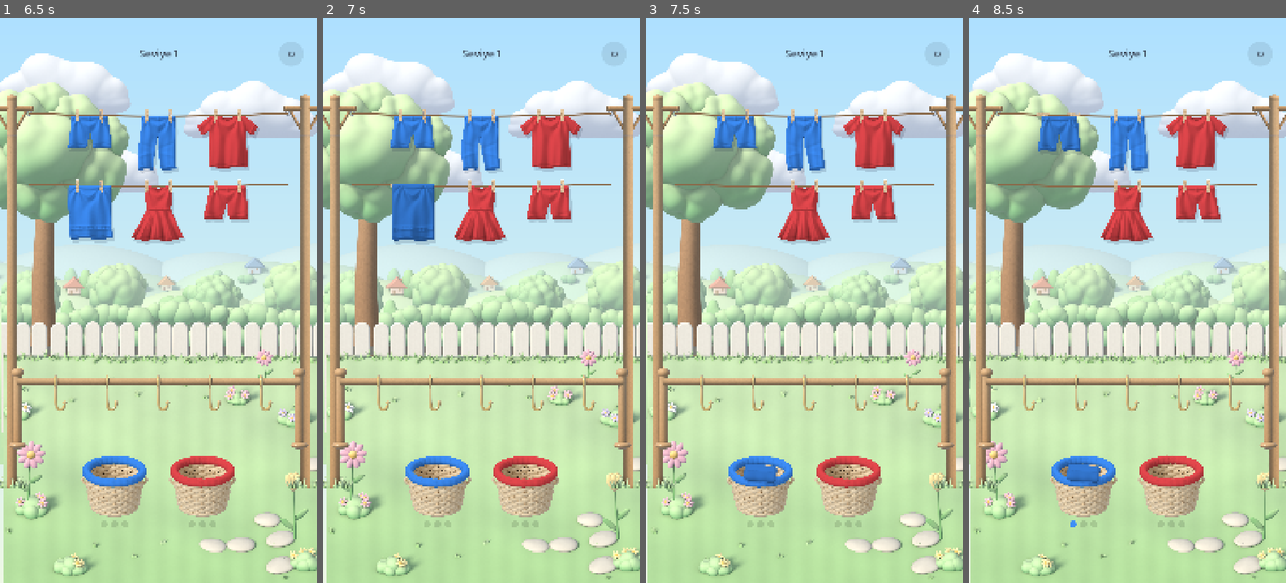
Above: before the commit, frames 1-4 (left to right).
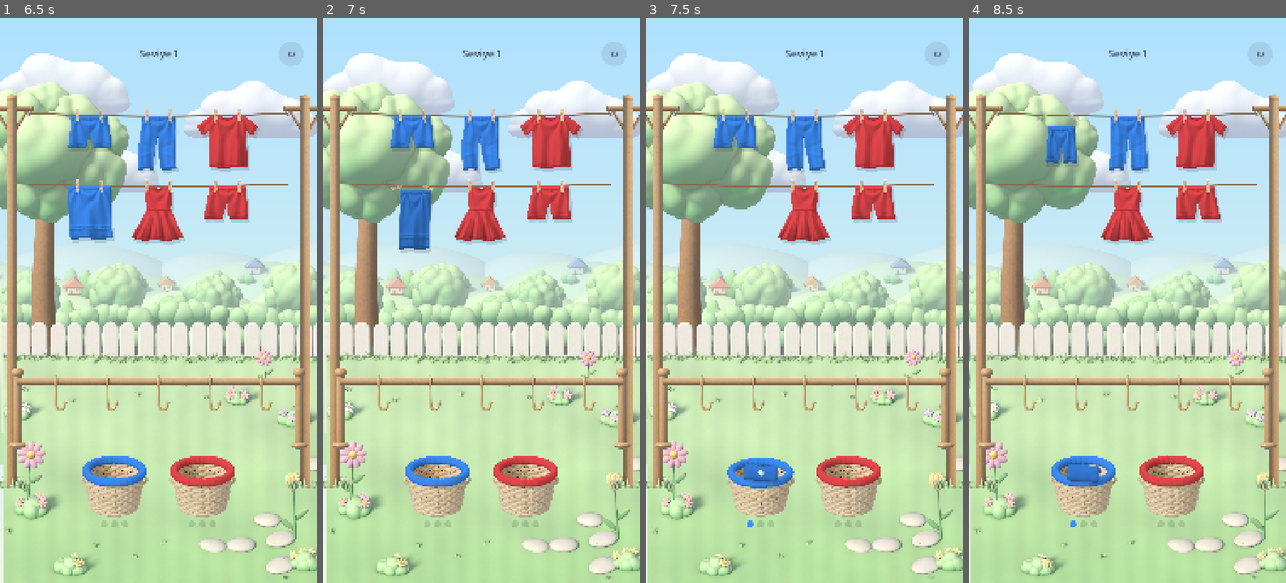
Above: after the commit, the same moments.

Repository: alperAygor/godot-games
Game: Godot game, scene res://scenes/Boot.tscn
Same seed, same stepped clock (60 frames per second), same inputs: the game is played once before the commit and once after it.
Inputs (mouse positions are in pixels of both pictures, inside the frame that each line leads up to):
- Up to frame 1 (6.5 s): click "↻" at 0.5 s; click "↻" at 1.25 s; click "↻" at 2 s; move the mouse to (228, 272) at 2.77 s; click (228, 272) at 2.92 s; move the mouse to (95, 328) at 3.52 s; click (95, 328) at 3.67 s; move the mouse to (190, 176) at 4.27 s; click (190, 176) at 4.42 s; move the mouse to (142, 413) at 5.02 s; click (142, 413) at 5.17 s; move the mouse to (253, 385) at 5.77 s; click (253, 385) at 5.92 s
- Up to frame 2 (7 s): move the mouse to (386, 215) at 6.52 s; click (386, 215) at 6.67 s
- Up to frame 3 (7.5 s): move the mouse to (820, 300) at 7.27 s; click (820, 300) at 7.42 s
- Up to frame 4 (8.5 s): move the mouse to (1079, 159) at 8.02 s; click (1079, 159) at 8.17 s

Frame 1 is identical in both runs. In frame 2, 1.0% of the frame differs, in the area x 21-36%, y 29-42%; in frame 3, 0.4%; in frame 4, 0.8%.

Commit message:
Çamaşır İpi: animasyonlar ~%15 hızlandı; ElevenLabs arka plan müziği ve yeni efektler (engel, askı, arayüz, seviye başı, jeton, kayıp)
Co-Authored-By: Claude Fable 5.2 <noreply@anthropic.com>

Diff:
--- a/CamasirIpi/data/sounds.json
+++ b/CamasirIpi/data/sounds.json
@@ -1,18 +1,26 @@
 {
   "basket_slide": "res://assets/audio/sfx/basket_slide.wav",
+  "blocked": "res://assets/audio/sfx/blocked.wav",
   "cloth": "res://assets/audio/sfx/cloth.wav",
   "cloth_1": "res://assets/audio/sfx/cloth_1.wav",
   "cloth_2": "res://assets/audio/sfx/cloth_2.wav",
   "cloth_3": "res://assets/audio/sfx/cloth_3.wav",
+  "coin": "res://assets/audio/sfx/coin.wav",
   "fold_puff": "res://assets/audio/sfx/fold_puff.wav",
   "garden_ambience": "res://assets/audio/sfx/garden_ambience.wav",
+  "level_start": "res://assets/audio/sfx/level_start.wav",
+  "lock_rattle": "res://assets/audio/sfx/lock_rattle.wav",
+  "lose": "res://assets/audio/sfx/lose.wav",
+  "music_garden": "res://assets/audio/music/music_garden.ogg",
   "note": "res://assets/audio/sfx/note.wav",
   "pin_click": "res://assets/audio/sfx/pin_click.wav",
   "pin_click_1": "res://assets/audio/sfx/pin_click_1.wav",
   "pin_click_2": "res://assets/audio/sfx/pin_click_2.wav",
   "pin_click_3": "res://assets/audio/sfx/pin_click_3.wav",
+  "rack_hang": "res://assets/audio/sfx/rack_hang.wav",
   "sparkle": "res://assets/audio/sfx/sparkle.wav",
   "success": "res://assets/audio/sfx/success.wav",
+  "ui_soft": "res://assets/audio/sfx/ui_soft.wav",
   "ui_tap": "res://assets/audio/sfx/ui_tap.wav",
   "unlock": "res://assets/audio/sfx/unlock.wav",
   "win": "res://assets/audio/sfx/win.wav",
--- a/CamasirIpi/scripts/autoload/AudioService.gd
+++ b/CamasirIpi/scripts/autoload/AudioService.gd
@@ -7,6 +7,10 @@
 const POOL_SIZE: int = 6
 ## Oyun açılınca otomatik başlayan bahçe ortamı; çok kısık: efektlerin altında "oda tonu" olsun.
 const AMBIENCE_NAME: String = "garden_ambience"
+const MUSIC_NAME: String = "music_garden"
+## Müzik efektlerin altında kalır: ASMR sesleri öne çıksın.
+const MUSIC_VOLUME_DB: float = -13.0
+const MUSIC_FADE_IN_S: float = 4.0
 const AMBIENCE_VOLUME_DB: float = -6.0
 const AMBIENCE_FADE_IN_S: float = 3.0
 const AMBIENCE_FADE_OUT_S: float = 1.2
@@ -22,6 +26,8 @@
 var _ambience: AudioStreamPlayer = null
 var _ambience_tween: Tween = null
 var _ambience_name: String = ""
+var _music: AudioStreamPlayer = null
+var _music_name: String = ""
 ## Her ses adı için son çalınan varyant: aynı varyantın arka arkaya tekrarı "makine" gibi duyulur.
 var _last_variant: Dictionary = {}
 
@@ -46,7 +52,12 @@
 	_ambience.volume_db = SILENT_DB
 	add_child(_ambience)
 	# Tablo/akışlar hazır; diğer autoload'lar bitsin diye bir kare sonra başlat.
+	_music = AudioStreamPlayer.new()
+	_music.bus = bus_name
+	_music.process_mode = Node.PROCESS_MODE_ALWAYS
+	add_child(_music)
 	play_ambience.call_deferred(AMBIENCE_NAME, AMBIENCE_VOLUME_DB)
+	play_music.call_deferred(MUSIC_NAME, MUSIC_VOLUME_DB)
 
 
 ## `data/sounds.json` içinde tanımlı bir sesi çalar. Tanımsız ad sessizce yok sayılır.
@@ -121,6 +132,24 @@
 	if _ambience == null or not _ambience.playing:
 		return
 	_fade_ambience(SILENT_DB, AMBIENCE_FADE_OUT_S, true)
+
+
+## Döngülü arka plan müziğini yumuşakça açar (ortam sesinden ayrı oynatıcıda).
+func play_music(sound_name: String, volume_db: float = MUSIC_VOLUME_DB) -> void:
+	if _silent or _music == null or (_music.playing and _music_name == sound_name):
+		return
+	var stream: AudioStream = _stream(sound_name)
+	if stream == null:
+		return
+	var ogg: AudioStreamOggVorbis = stream as AudioStreamOggVorbis
+	if ogg != null:
+		ogg.loop = true
+	_music.stream = _looped(stream)
+	_music_name = sound_name
+	_music.volume_db = SILENT_DB
+	_music.play()
+	var fade: Tween = create_tween()
+	fade.tween_property(_music, "volume_db", volume_db, MUSIC_FADE_IN_S)
 
 
 func has_sound(sound_name: String) -> bool:
--- a/CamasirIpi/scripts/game/motion.gd
+++ b/CamasirIpi/scripts/game/motion.gd
@@ -8,17 +8,17 @@
 
 # --- Çamaşır: mandal ve hazırlık ---
 ## Uçuştan önce çamaşır hafifçe kalkıp "çekilir"; mandallar bu sırada fırlar.
-const ANTICIPATE_SECONDS: float = 0.18
+const ANTICIPATE_SECONDS: float = 0.15
 const ANTICIPATE_LIFT: float = 16.0
 const ANTICIPATE_STRETCH: float = 0.05
 const PIN_POP_HEIGHT: float = 26.0
 const PIN_POP_SECONDS: float = 0.12
 const PIN_FALL_DISTANCE: float = 190.0
-const PIN_FALL_SECONDS: float = 0.62
+const PIN_FALL_SECONDS: float = 0.52
 const PIN_SPIN_DEGREES: float = 220.0
 
 # --- Uçuş ---
-const FLIGHT_SECONDS: float = 0.64
+const FLIGHT_SECONDS: float = 0.54
 const FLIGHT_ARC_MIN: float = 90.0
 const FLIGHT_ARC_MAX: float = 230.0
 const FLIGHT_ARC_PER_DISTANCE: float = 0.28
@@ -32,7 +32,7 @@
 
 # --- İniş ---
 const LAND_SQUASH_SECONDS: float = 0.09
-const LAND_SETTLE_SECONDS: float = 0.34
+const LAND_SETTLE_SECONDS: float = 0.29
 const LAND_SQUASH: Vector2 = Vector2(1.10, 0.88)
 const LAND_TOTAL_SECONDS: float = LAND_SQUASH_SECONDS + LAND_SETTLE_SECONDS
 
@@ -50,7 +50,7 @@
 const FOLDED_POP_FROM: float = 0.78
 
 # --- Sıra / yığılma ---
-const STAGGER_SECONDS: float = 0.14
+const STAGGER_SECONDS: float = 0.12
 const STAGGER_MIN_SECONDS: float = 0.05
 const STACK_TILT_DEGREES: float = 4.0
 const STACK_SHADE: float = 0.07
@@ -58,22 +58,22 @@
 # --- Sepet tepkisi ---
 const BASKET_BOUNCE_SQUASH: Vector2 = Vector2(1.05, 0.93)
 const BASKET_BOUNCE_IN_SECONDS: float = 0.1
-const BASKET_BOUNCE_OUT_SECONDS: float = 0.42
+const BASKET_BOUNCE_OUT_SECONDS: float = 0.36
 const BASKET_HOP_SCALE: float = 1.1
 const BASKET_BREATH: float = 0.008
 const BASKET_BREATH_SPEED: float = 1.9
 
 # --- Sepet tamamlanma ---
-const COMPLETE_PRESS_SECONDS: float = 0.28
+const COMPLETE_PRESS_SECONDS: float = 0.24
 const COMPLETE_PRESS_RATIO: float = 0.45
-const COMPLETE_HOLD_SECONDS: float = 0.12
-const COMPLETE_ABSORB_SECONDS: float = 0.34
+const COMPLETE_HOLD_SECONDS: float = 0.1
+const COMPLETE_ABSORB_SECONDS: float = 0.29
 const COMPLETE_BAND_GLOW: float = 0.45
 const COMPLETE_BAND_SECONDS: float = 0.7
 const BASKET_SLIDE: float = 330.0
-const BASKET_SLIDE_OUT_SECONDS: float = 0.5
+const BASKET_SLIDE_OUT_SECONDS: float = 0.42
 const BASKET_ARRIVE_DELAY: float = 0.1
-const BASKET_ARRIVE_SECONDS: float = 0.8
+const BASKET_ARRIVE_SECONDS: float = 0.68
 const BASKET_ARRIVE_FROM_SCALE: float = 0.9
 
 # --- Parçacıklar (düşük sayı, yumuşak) ---
@@ -99,8 +99,8 @@
 const DANGER_BLEND_RATE: float = 4.0
 
 # --- Katman (kazandın/kaybettin) ---
-const OVERLAY_FADE_SECONDS: float = 0.5
-const OVERLAY_RISE_SECONDS: float = 0.7
+const OVERLAY_FADE_SECONDS: float = 0.42
+const OVERLAY_RISE_SECONDS: float = 0.6
 const OVERLAY_RISE_DISTANCE: float = 80.0
 const WIN_DELAY_SECONDS: float = 0.45
 const LOSE_DELAY_SECONDS: float = 0.6
--- a/CamasirIpi/scripts/ui/game.gd
+++ b/CamasirIpi/scripts/ui/game.gd
@@ -64,6 +64,9 @@
 const WIN_COINS: int = 20
 const HARD_WIN_COINS: int = 40
 const MIN_TOUCH: float = 126.0
+## Mandal ve kumaş seslerinin çeşit sayısı (aynı ses art arda tekrarlamasın).
+const SOUND_VARIANTS: int = 3
+const COIN_SOUND_DELAY: float = 0.7
 ## Art arda sepet tamamlandıkça nota perdesi yükselir (yarım ton adımları).
 const COMBO_SEMITONE: float = 1.0594631
 const COMBO_RESET_SECONDS: float = 4.0
@@ -200,7 +203,7 @@
 	var first: String = String(events[0]["type"])
 	if first != LaundryBoard.EVENT_BLOCKED and first != LaundryBoard.EVENT_LOCKED:
 		Input.vibrate_handheld(12)
-		AudioService.play_pitched("pin_click", randf_range(0.94, 1.08))
+		AudioService.play_variant("pin_click", SOUND_VARIANTS, randf_range(0.94, 1.08), 0.0)
 	_events.append_array(events)
 	_refresh_open()
 	_run_events()
@@ -244,10 +247,12 @@
 func _play_event(event: Dictionary) -> void:
 	match String(event["type"]):
 		LaundryBoard.EVENT_BLOCKED:
+			AudioService.play_pitched("blocked", randf_range(0.95, 1.05), -6.0)
 			_views[int(event["id"])].wobble()
 			for blocker: Variant in event["by"] as Array:
 				_views[int(blocker)].flash()
 		LaundryBoard.EVENT_LOCKED:
+			AudioService.play_pitched("lock_rattle", randf_range(0.95, 1.05), -5.0)
 			_views[int(event["id"])].wobble()
 			# Hangi sepetin beklendiğini göster: o renkteki aktif sepet yumuşakça şişer.
 			for basket: BasketView in _baskets:
@@ -318,12 +323,12 @@
 	_flights_end_msec = maxi(_flights_end_msec,
 		Time.get_ticks_msec() + int(Motion.total_fly_seconds() * MS_PER_SECOND))
 	get_tree().create_timer(Motion.ANTICIPATE_SECONDS).timeout.connect(
-		AudioService.play_pitched.bind("cloth", randf_range(0.9, 1.1), -6.0))
+		AudioService.play_variant.bind("cloth", SOUND_VARIANTS, randf_range(0.9, 1.1), -6.0))
 
 
 func _on_rack_landed(view: GarmentView) -> void:
 	if is_instance_valid(view):
-		AudioService.play_pitched("cloth", randf_range(0.7, 0.8), LAND_SOUND_DB)
+		AudioService.play_pitched("rack_hang", randf_range(0.94, 1.06), -5.0)
 
 
 func _on_basket_landed(index: int, stack_index: int, view: GarmentView) -> void:
@@ -485,6 +490,7 @@
 	_level = LevelGenerator.generate(_level_number)
 	_board = LaundryBoard.new(_level)
 	_level_label.text = "Seviye %d" % _level_number
+	AudioService.play_pitched("level_start", 1.0, -6.0)
 	_world = Node2D.new()
 	add_child(_world)
 	_build_particles()
@@ -621,6 +627,7 @@
 func _flat_button(text: String, primary: bool) -> Button:
 	var button: Button = Button.new()
 	button.text = text
+	button.pressed.connect(AudioService.play_pitched.bind("ui_soft", 1.0, -4.0))
 	var fill: Color = Color("2ec4a6") if primary else Color(0.0, 0.0, 0.0, 0.08)
 	for state: String in ["normal", "hover", "pressed", "focus"]:
 		var box: StyleBoxFlat = StyleBoxFlat.new()
@@ -704,12 +711,15 @@
 	_level_number += 1
 	_save_progress()
 	AudioService.play_pitched("win", 1.0, -3.0)
+	get_tree().create_timer(COIN_SOUND_DELAY).timeout.connect(
+		AudioService.play_pitched.bind("coin", 1.0, -4.0))
 	var next: Button = _flat_button("Devam", true)
 	next.pressed.connect(_start_level)
 	_show_overlay("Harika!", "+%d jeton" % reward, [next])
 
 
 func _show_lose(remaining: int) -> void:
+	AudioService.play_pitched("lose", 1.0, -3.0)
 	var buttons: Array[Button] = []
 	if not _revived:
 		var revive: Button = _flat_button("Reklam izle, +1 askı", true)
Not shown, added: CamasirIpi/assets/audio/music/music_garden.ogg.import
Not shown, added: CamasirIpi/assets/audio/sfx/blocked.wav.import
Not shown, added: CamasirIpi/assets/audio/sfx/coin.wav.import
Not shown, added: CamasirIpi/assets/audio/sfx/level_start.wav.import
Not shown, added: CamasirIpi/assets/audio/sfx/lock_rattle.wav.import
Not shown, added: CamasirIpi/assets/audio/sfx/lose.wav.import
Not shown, added: CamasirIpi/assets/audio/sfx/rack_hang.wav.import
Not shown, added: CamasirIpi/assets/audio/sfx/ui_soft.wav.import
Not shown, added: CamasirIpi/assets/audio/music/music_garden.ogg
Not shown, added: CamasirIpi/assets/audio/sfx/blocked.wav
Not shown, added: CamasirIpi/assets/audio/sfx/coin.wav
Not shown, added: CamasirIpi/assets/audio/sfx/level_start.wav
(and 4 more such lines)
